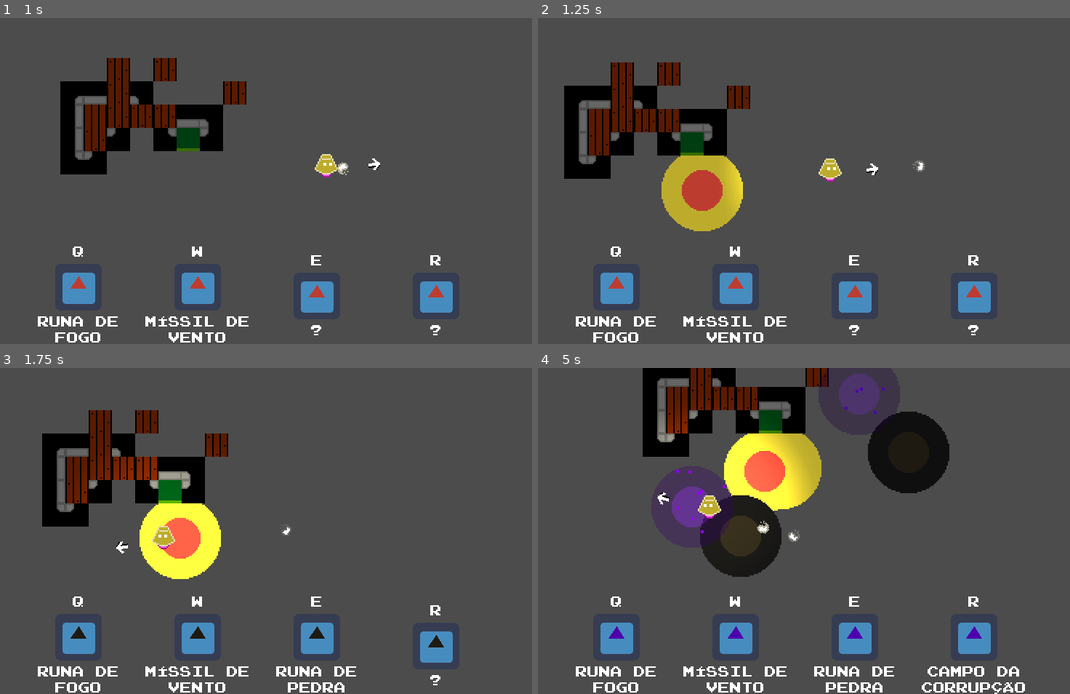
Above: before the commit, frames 1-4 (two rows, left to right).
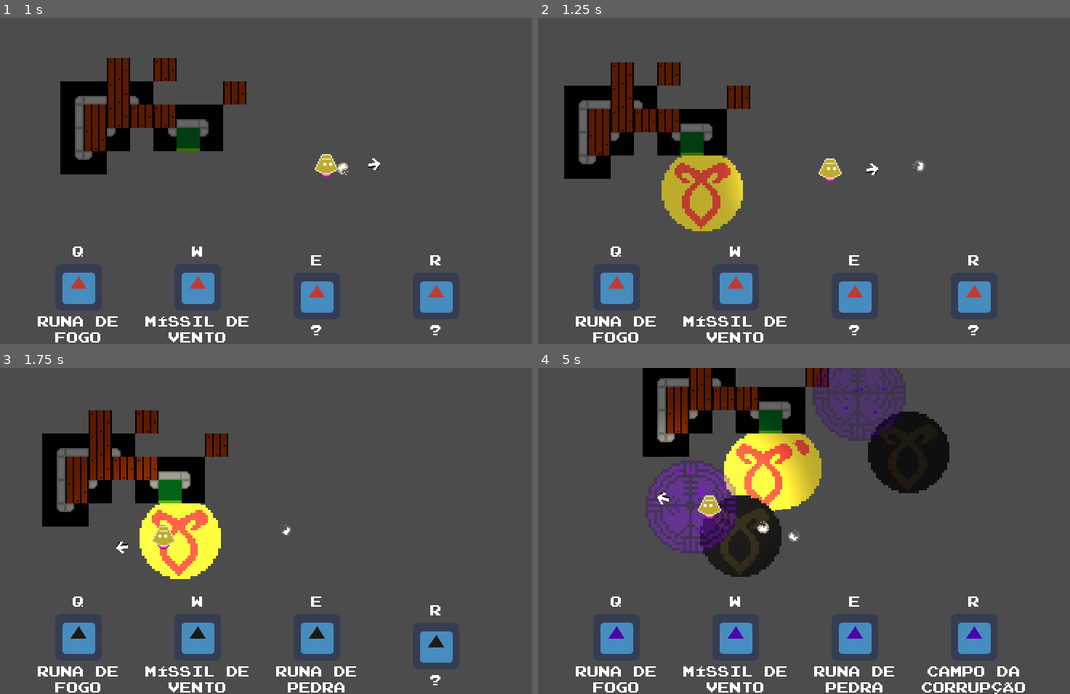
Above: after the commit, the same moments.

Repository: andrebariani/abracajur
Game: Godot game, scene res://src/world/World.tscn
Same seed, same stepped clock (60 frames per second), same inputs: the game is played once before the commit and once after it. The engine's default icon, where the game draws it, is replaced by a stand-in: a white triangle on a blue panel in a dark square.
Inputs (mouse positions are in pixels of both pictures, inside the frame that each line leads up to):
- Up to frame 1 (1 s): tap Enter at 0.5 s; move the mouse to (367, 164) at 0.52 s; hold W from 0.53 s (still down); tap Q at 0.6 s; tap Space (ui_select) at 0.77 s
- Up to frame 2 (1.25 s): keep holding W
- Up to frame 3 (1.75 s): move the mouse to (122, 547) at 1.27 s; release W at 1.28 s; tap E at 1.35 s; tap Space (ui_select) at 1.52 s
- Up to frame 4 (5 s): move the mouse to (835, 459) at 2.02 s; hold W 2.03-3.53 s; tap R at 2.1, 4.35 s; move the mouse to (750, 596) at 2.77 s; tap Q at 2.85 s; tap Space (ui_select) at 3.02, 3.77, 4.52 s; move the mouse to (952, 579) at 3.52 s; tap E at 3.6 s; move the mouse to (607, 482) at 4.27 s

Frame 1 is identical in both runs. In frame 2, 1.0% of the frame differs, in the area x 23-39%, y 42-66%; in frame 3, 0.9%; in frame 4, 5.4%, in the area x 20-78%, y 0-65%.

Commit message:
spells com sprites

Diff:
--- a/src/spells/AOESpell.tscn
+++ b/src/spells/AOESpell.tscn
@@ -2,7 +2,7 @@
 
 [ext_resource path="res://src/engine/SpellHitbox.tscn" type="PackedScene" id=1]
 [ext_resource path="res://src/spells/AOESpell.gd" type="Script" id=2]
-[ext_resource path="res://color-code.png" type="Texture" id=3]
+[ext_resource path="res://assets/Spells/Explosion-Sheet.png" type="Texture" id=3]
 [ext_resource path="res://src/spells/ColorSpellMaterial.tres" type="Material" id=4]
 
 [sub_resource type="CircleShape2D" id=1]
@@ -15,16 +15,28 @@
 resource_name = "explode"
 length = 0.4
 tracks/0/type = "value"
-tracks/0/path = NodePath(".:scale")
+tracks/0/path = NodePath("Sprite:frame")
 tracks/0/interp = 1
 tracks/0/loop_wrap = true
 tracks/0/imported = false
 tracks/0/enabled = true
 tracks/0/keys = {
-"times": PoolRealArray( 0, 0.3 ),
+"times": PoolRealArray( 0, 0.05, 0.1, 0.15, 0.2, 0.25, 0.3 ),
+"transitions": PoolRealArray( 1, 1, 1, 1, 1, 1, 1 ),
+"update": 1,
+"values": [ 0, 1, 2, 3, 4, 5, 6 ]
+}
+tracks/1/type = "value"
+tracks/1/path = NodePath("SpellHitbox/CollisionShape2D:scale")
+tracks/1/interp = 1
+tracks/1/loop_wrap = true
+tracks/1/imported = false
+tracks/1/enabled = true
+tracks/1/keys = {
+"times": PoolRealArray( 0, 0.2 ),
 "transitions": PoolRealArray( 1, 1 ),
 "update": 0,
-"values": [ Vector2( 0.5, 0.5 ), Vector2( 1.25, 1.25 ) ]
+"values": [ Vector2( 0.5, 0.5 ), Vector2( 3, 3 ) ]
 }
 
 [node name="AOESpell" type="KinematicBody2D"]
@@ -38,12 +50,15 @@
 
 [node name="Sprite" type="Sprite" parent="."]
 material = ExtResource( 4 )
+scale = Vector2( 5, 5 )
 texture = ExtResource( 3 )
+hframes = 7
 
 [node name="SpellHitbox" parent="." instance=ExtResource( 1 )]
 collision_mask = 16
 
 [node name="CollisionShape2D" parent="SpellHitbox" index="0"]
+scale = Vector2( 0.5, 0.5 )
 shape = SubResource( 2 )
 
 [node name="AnimationPlayer" type="AnimationPlayer" parent="."]
--- a/src/spells/EruptionSpell.tscn
+++ b/src/spells/EruptionSpell.tscn
@@ -2,18 +2,17 @@
 
 [ext_resource path="res://src/engine/SpellHitbox.tscn" type="PackedScene" id=1]
 [ext_resource path="res://src/spells/AOESpell.gd" type="Script" id=2]
-[ext_resource path="res://assets/abracajour/Erupcao.png" type="Texture" id=3]
+[ext_resource path="res://assets/Spells/Erupcao-Sheet.png" type="Texture" id=3]
 [ext_resource path="res://src/spells/ColorSpellMaterial.tres" type="Material" id=4]
 
 [sub_resource type="CircleShape2D" id=1]
 radius = 16.0
 
 [sub_resource type="CircleShape2D" id=2]
-radius = 28.5961
+radius = 8.38043
 
 [sub_resource type="Animation" id=3]
-resource_name = "erupt"
-length = 0.5
+length = 0.3
 tracks/0/type = "value"
 tracks/0/path = NodePath("SpellHitbox/CollisionShape2D:scale")
 tracks/0/interp = 1
@@ -21,10 +20,22 @@
 tracks/0/imported = false
 tracks/0/enabled = true
 tracks/0/keys = {
-"times": PoolRealArray( 0, 0.4 ),
+"times": PoolRealArray( 0, 0.2 ),
 "transitions": PoolRealArray( 1, 1 ),
 "update": 0,
-"values": [ Vector2( 0.9, 0.9 ), Vector2( 1, 1 ) ]
+"values": [ Vector2( 0.1, 0.1 ), Vector2( 3, 3 ) ]
+}
+tracks/1/type = "value"
+tracks/1/path = NodePath("Sprite:frame")
+tracks/1/interp = 1
+tracks/1/loop_wrap = true
+tracks/1/imported = false
+tracks/1/enabled = true
+tracks/1/keys = {
+"times": PoolRealArray( -0.1, 0.05, 0.1, 0.15, 0.2 ),
+"transitions": PoolRealArray( 1, 1, 1, 1, 1 ),
+"update": 1,
+"values": [ 0, 1, 2, 3, 4 ]
 }
 
 [node name="EruptionSpell" type="KinematicBody2D"]
@@ -40,12 +51,14 @@
 material = ExtResource( 4 )
 scale = Vector2( 1.75, 1.75 )
 texture = ExtResource( 3 )
+hframes = 5
+frame = 4
 
 [node name="SpellHitbox" parent="." instance=ExtResource( 1 )]
 collision_mask = 16
 
 [node name="CollisionShape2D" parent="SpellHitbox" index="0"]
-scale = Vector2( 0.9, 0.9 )
+scale = Vector2( 3, 3 )
 shape = SubResource( 2 )
 
 [node name="AnimationPlayer" type="AnimationPlayer" parent="."]
--- a/src/spells/FieldSpell.tscn
+++ b/src/spells/FieldSpell.tscn
@@ -1,7 +1,7 @@
 [gd_scene load_steps=7 format=2]
 
 [ext_resource path="res://src/engine/SpellHitbox.tscn" type="PackedScene" id=1]
-[ext_resource path="res://color-code.png" type="Texture" id=2]
+[ext_resource path="res://assets/Spells/Campo.png" type="Texture" id=2]
 [ext_resource path="res://src/spells/FieldSpell.gd" type="Script" id=3]
 [ext_resource path="res://src/spells/ColorSpellMaterial.tres" type="Material" id=4]
 
@@ -19,7 +19,6 @@
 [node name="Sprite" type="Sprite" parent="."]
 self_modulate = Color( 1, 1, 1, 0.321569 )
 material = ExtResource( 4 )
-scale = Vector2( 0.5, 0.5 )
 texture = ExtResource( 2 )
 
 [node name="CollisionShape2D" type="CollisionShape2D" parent="."]
--- a/src/spells/RuneSpell.tscn
+++ b/src/spells/RuneSpell.tscn
@@ -2,7 +2,7 @@
 
 [ext_resource path="res://src/engine/Hurtbox.tscn" type="PackedScene" id=1]
 [ext_resource path="res://src/spells/RuneSpell.gd" type="Script" id=2]
-[ext_resource path="res://color-code.png" type="Texture" id=3]
+[ext_resource path="res://assets/Spells/Runa.png" type="Texture" id=3]
 [ext_resource path="res://src/spells/ColorSpellMaterial.tres" type="Material" id=4]
 [ext_resource path="res://src/spells/AOESpell.tscn" type="PackedScene" id=5]
 
@@ -42,6 +42,7 @@
 
 [node name="Sprite" type="Sprite" parent="."]
 material = ExtResource( 4 )
+scale = Vector2( 1.75, 1.75 )
 texture = ExtResource( 3 )
 
 [node name="AnimationPlayer" type="AnimationPlayer" parent="."]
--- a/src/spells/SparkSpell.tscn
+++ /dev/null
@@ -1,35 +0,0 @@
-[gd_scene load_steps=7 format=2]
-
-[ext_resource path="res://src/engine/Hitbox.tscn" type="PackedScene" id=1]
-[ext_resource path="res://assets/abracajour/Rajada5x5.png" type="Texture" id=2]
-[ext_resource path="res://src/spells/ProjectileSpell.gd" type="Script" id=3]
-[ext_resource path="res://src/spells/ColorSpellMaterial.tres" type="Material" id=4]
-
-[sub_resource type="CircleShape2D" id=1]
-radius = 8.0
-
-[sub_resource type="CircleShape2D" id=2]
-radius = 8.0
-
-[node name="SparkSpell" type="KinematicBody2D"]
-scale = Vector2( 0.5, 0.5 )
-collision_layer = 0
-script = ExtResource( 3 )
-
-[node name="CollisionShape2D" type="CollisionShape2D" parent="."]
-visible = false
-shape = SubResource( 1 )
-
-[node name="Sprite" type="Sprite" parent="."]
-material = ExtResource( 4 )
-scale = Vector2( 3, 3 )
-texture = ExtResource( 2 )
-
-[node name="Hitbox" parent="." instance=ExtResource( 1 )]
-collision_mask = 16
-
-[node name="CollisionShape2D" parent="Hitbox" index="0"]
-shape = SubResource( 2 )
-[connection signal="area_entered" from="Hitbox" to="." method="_on_Hitbox_area_entered"]
-
-[editable path="Hitbox"]
--- a/src/world/World.tscn
+++ b/src/world/World.tscn
@@ -77,8 +77,6 @@
 
 [node name="Clock" parent="YSort/Enemies" instance=ExtResource( 3 )]
 position = Vector2( 411, -17 )
-collision_layer = 4
-collision_mask = 4
 blink_material = SubResource( 2 )
 
 [node name="MagicSystem" type="Node" parent="."]
Binary file added: assets/Spells/Erupcao-Sheet.png
